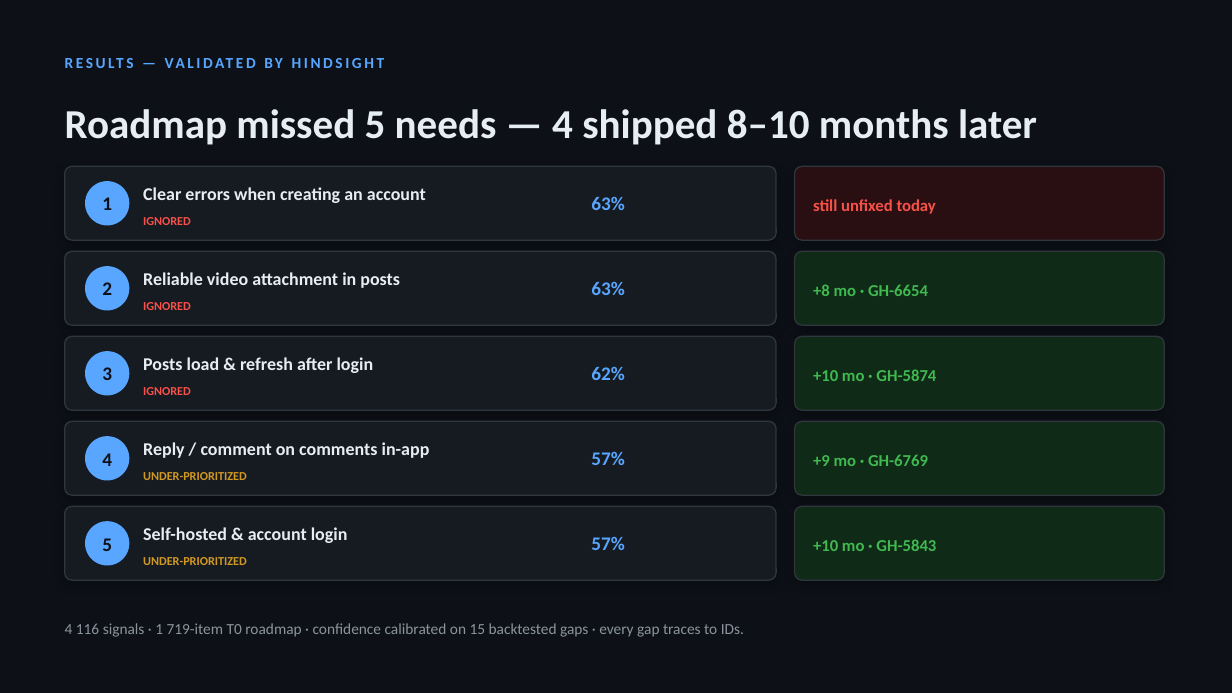
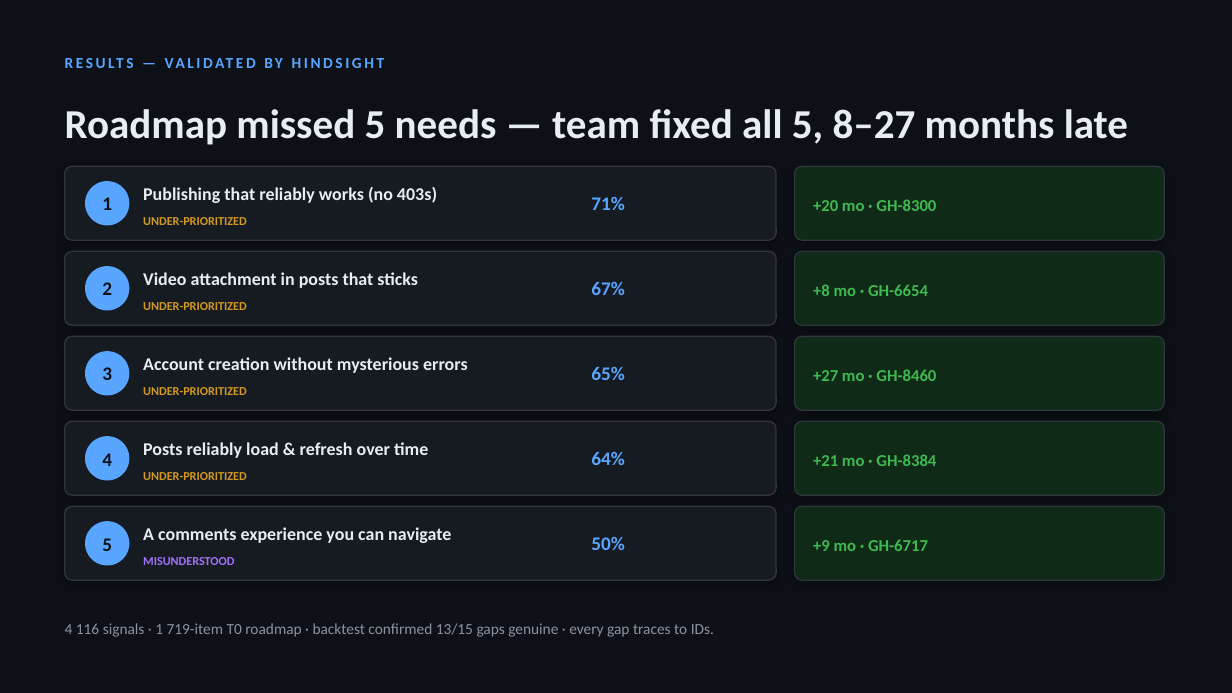
Before and after one commit to Nlbo/s-s-s--f-i-r-e-c-o-d-e, a slide deck: slide 6 of docs/Silent_Stakeholder_Pitch.pptx. Drawn at 1232x693 pixels with LibreOffice and Linux fonts; fonts in the diff are those of the drawing. Boxes give left, top, right and bottom in pixels: in the first picture for what was removed or moved away, otherwise in the second. Text is boxed around its words. In the diff, an @@ line names an element or a change of style, - is before the commit and + after.

```diff
--- a/docs/Silent_Stakeholder_Pitch.pptx
+++ b/docs/Silent_Stakeholder_Pitch.pptx
@@ text at (x1=65, y1=109, x2=1128, y2=145): text changed @@
-Roadmap missed 5 needs — 4 shipped 8–10 months later
+Roadmap missed 5 needs — team fixed all 5, 8–27 months late
@@ rounded rectangle at (x1=795, y1=166, x2=1165, y2=240): fill #2A0F12 to #0F2A17 @@
@@ text at (x1=143, y1=187, x2=437, y2=203): text changed @@
-Clear errors when creating an account
+Publishing that reliably works (no 403s)
@@ text at (x1=591, y1=196, x2=625, y2=210): text changed @@
-63%
+71%
@@ text at (x1=813, y1=199, x2=936, y2=211): text changed; text colour #F85149 to #3FB950 @@
-still unfixed today
++20 mo · GH-8300
@@ text at (x1=143, y1=217, x2=247, y2=225): text changed; text colour #F85149 to #D29922 @@
-IGNORED
+UNDER-PRIORITIZED
@@ text at (x1=143, y1=272, x2=418, y2=288): text changed @@
-Reliable video attachment in posts
+Video attachment in posts that sticks
@@ text at (x1=591, y1=281, x2=625, y2=295): text changed @@
-63%
+67%
@@ text at (x1=143, y1=302, x2=247, y2=310): text changed; text colour #F85149 to #D29922 @@
-IGNORED
+UNDER-PRIORITIZED
@@ text at (x1=143, y1=357, x2=468, y2=373): text changed @@
-Posts load & refresh after login
+Account creation without mysterious errors
@@ text at (x1=143, y1=387, x2=247, y2=395): text changed; text colour #F85149 to #D29922 @@
-IGNORED
+UNDER-PRIORITIZED
@@ text at (x1=591, y1=366, x2=625, y2=380): text changed @@
-62%
+65%
@@ text at (x1=813, y1=369, x2=936, y2=381): text changed @@
-+10 mo · GH-5874
++27 mo · GH-8460
@@ text at (x1=143, y1=442, x2=428, y2=458): text changed @@
-Reply / comment on comments in-app
+Posts reliably load & refresh over time
@@ text at (x1=591, y1=451, x2=625, y2=465): text changed @@
-57%
+64%
@@ text at (x1=813, y1=454, x2=936, y2=466): text changed @@
-+9 mo · GH-6769
++21 mo · GH-8384
@@ text at (x1=143, y1=527, x2=451, y2=543): text changed @@
-Self-hosted & account login
+A comments experience you can navigate
@@ text at (x1=591, y1=536, x2=625, y2=550): text changed @@
-57%
+50%
@@ text at (x1=813, y1=539, x2=928, y2=551): text changed @@
-+10 mo · GH-5843
++9 mo · GH-6717
@@ text at (x1=143, y1=557, x2=234, y2=565): text changed; text colour #D29922 to #A371F7 @@
-UNDER-PRIORITIZED
+MISUNDERSTOOD
@@ text at (x1=65, y1=623, x2=714, y2=637): text changed @@
-4 116 signals · 1 719-item T0 roadmap · confidence calibrated on 15 backtested gaps · every gap traces to IDs.
+4 116 signals · 1 719-item T0 roadmap · backtest confirmed 13/15 gaps genuine · every gap traces to IDs.
```
Also in this commit, not shown: 2 other slides changed, 5 other files.
